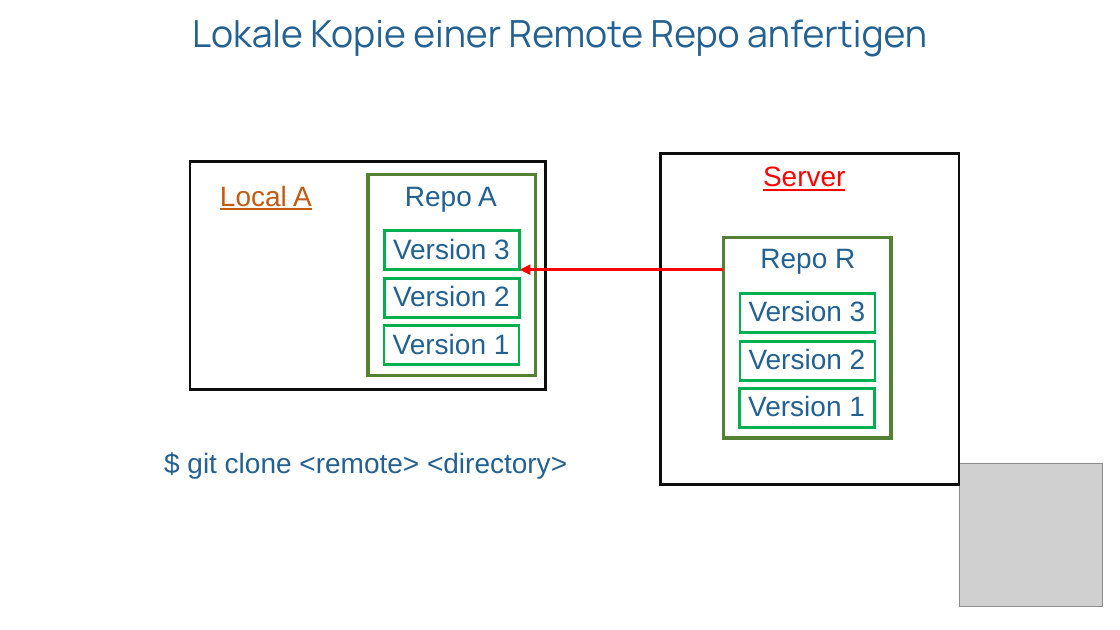
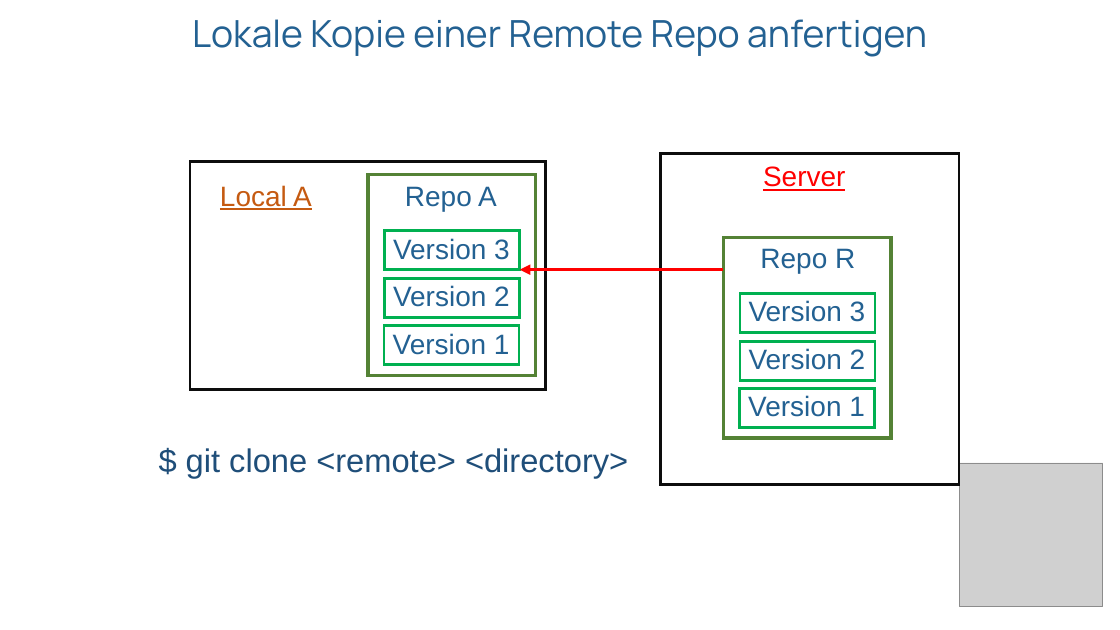
Before and after one commit to win10trainer/gtt, a slide deck: slide 8 of Git&GitHub.pptx. Drawn at 1120x630 pixels with LibreOffice and Linux fonts; fonts in the diff are those of the drawing; grey boxes stand for pictures; background and template pictures are left out. Boxes give left, top, right and bottom in pixels: in the first picture for what was removed or moved away, otherwise in the second. Text is boxed around its words. In the diff, an @@ line names an element or a change of style, - is before the commit and + after.

```diff
--- a/Git&GitHub.pptx
+++ b/Git&GitHub.pptx
@@ text "$ git clone <remote> <directory>" at bbox=[186, 448, 628, 478]: size 24 to 28 pt, text colour #236192 to #1F4E79 @@
```
Also in this commit, not shown: 6 other slides changed, 1 slide added.
